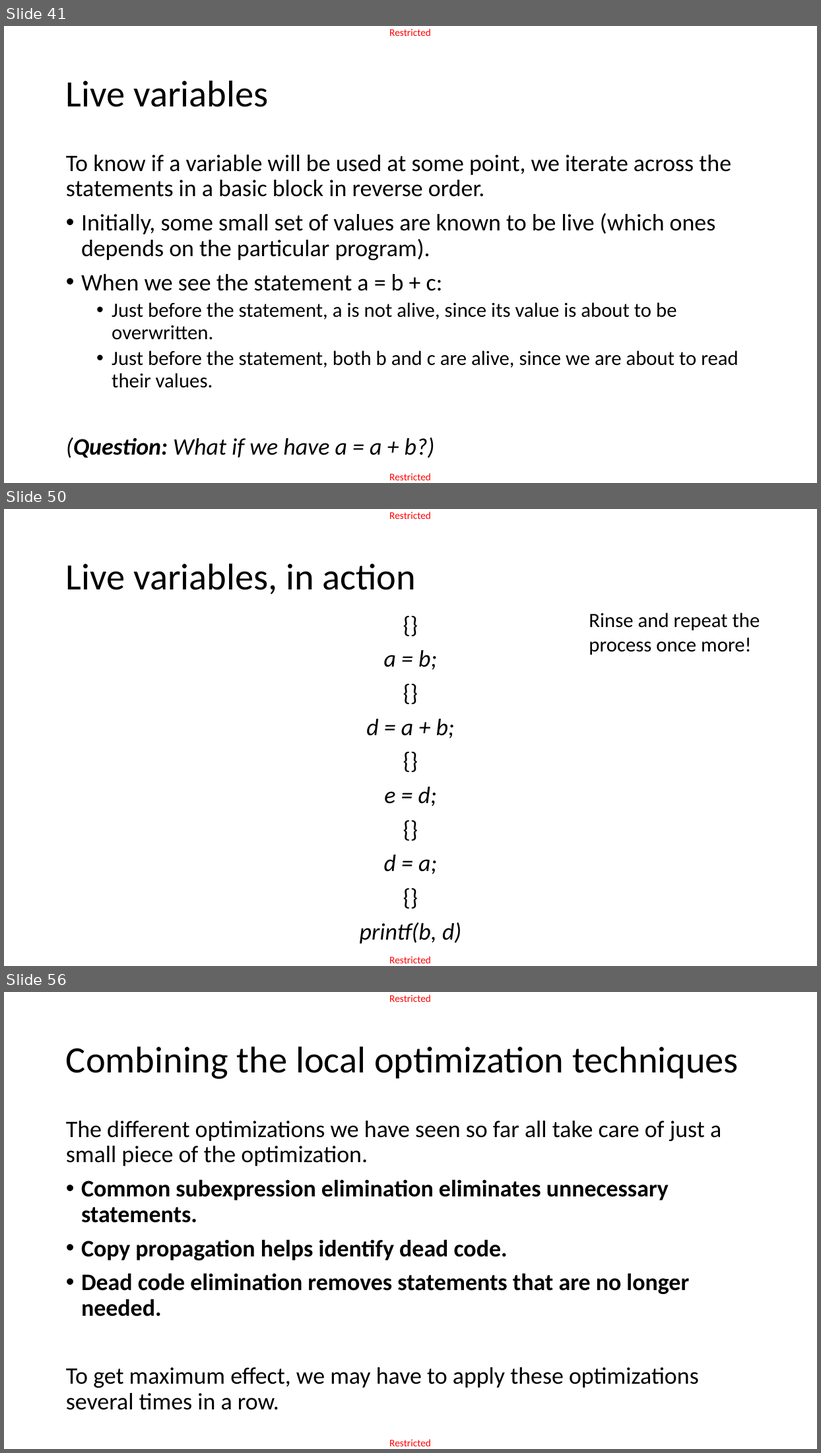
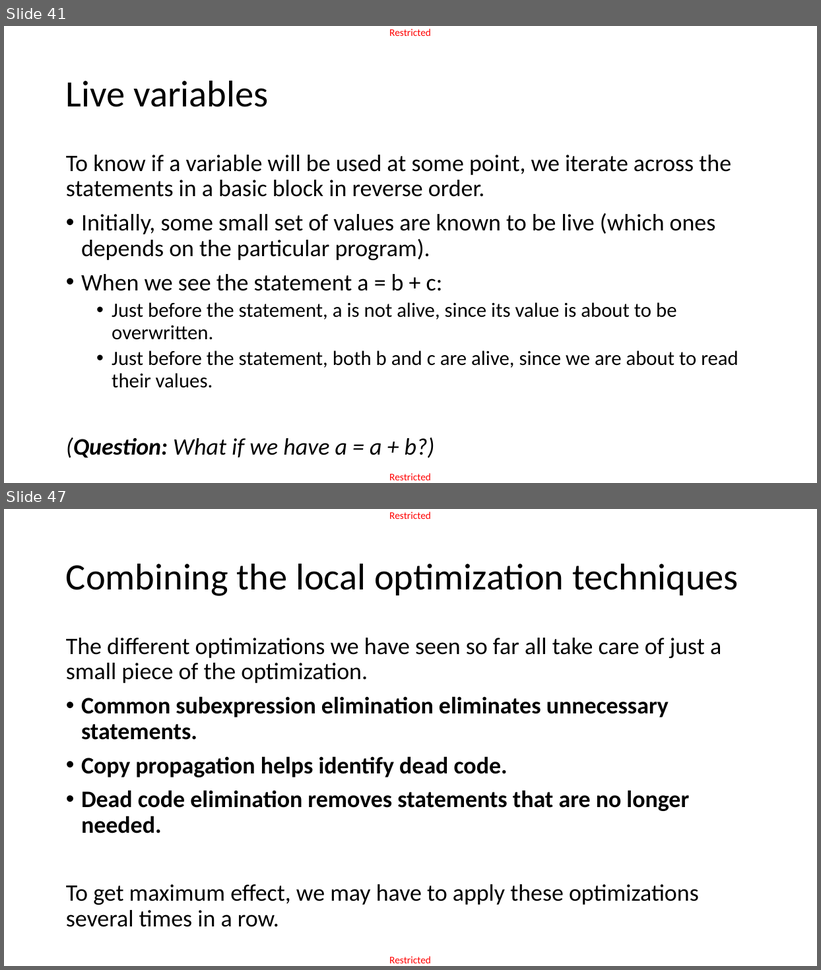
Before and after one commit to matthieudemari/SUTD_PLC_50_051, a slide deck: W13/W13S1/W13S1.pptx. Shown one above the other, each under a label of ours: slides 41, 50 and 56 before the commit, slides 41 and 47 after it; the slides between them are not shown. The pictures are 821x1453 and 821x970 pixels, drawn with LibreOffice and Linux fonts; fonts in the diff are those of the drawing. Boxes give left, top, right and bottom in pixels: in the first picture for what was removed or moved away, otherwise in the second. Text is boxed around its words. In the diff, an @@ line names an element or a change of style, - is before the commit and + after.

```diff
--- a/W13/W13S1/W13S1.pptx
+++ b/W13/W13S1/W13S1.pptx
@@ slide 50 removed at (4, 509, 817, 966), background #FFFFFF; not listed: 2 template elements that a slide beside it also shows @@
@@ title removed at (66, 563, 416, 594) @@
-Live variables, in action
@@ text removed at (589, 613, 760, 655) @@
-Rinse and repeat the process once more!
@@ text removed at (360, 650, 461, 944) @@
-{}
-a = b;
-{}
-d = a + b;
-{}
-e = d;
-{}
-d = a;
-{}
-printf(b, d)
@@ what was slide 56 is now slide 47 @@
```
Also in this commit, not shown: 5 slides changed, 8 other slides removed, 1 other file.
